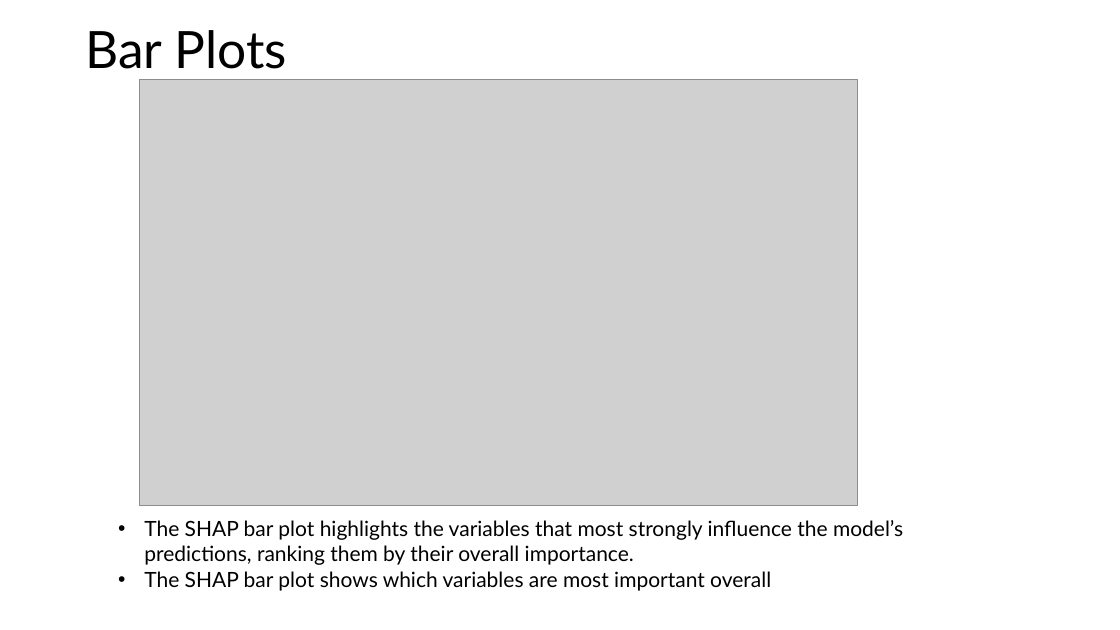
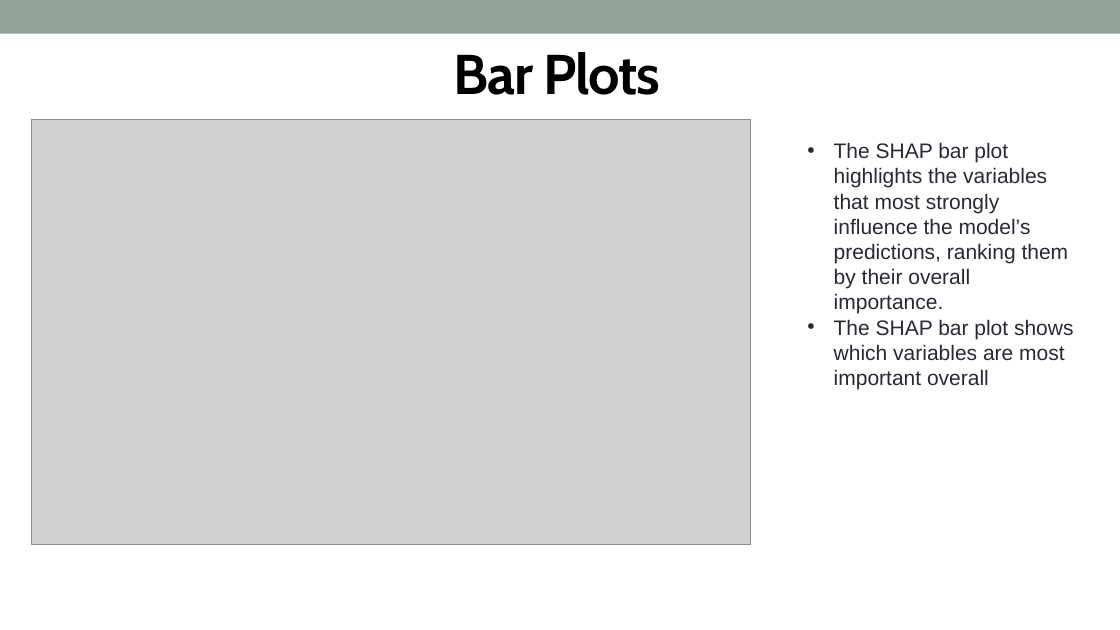
Before and after one commit to adnt01/stroke_factors_analysis, a slide deck: slide 16 of report_and_presentation/Cohort8_DS3_Presentation.pptx. Drawn at 1120x630 pixels with LibreOffice and Linux fonts; fonts in the diff are those of the drawing; grey boxes stand for pictures. Boxes give left, top, right and bottom in pixels: in the first picture for what was removed or moved away, otherwise in the second. Text is boxed around its words. In the diff, an @@ line names an element or a change of style, - is before the commit and + after.

Commit message:
update presentation format

```diff
--- a/report_and_presentation/Cohort8_DS3_Presentation.pptx
+++ b/report_and_presentation/Cohort8_DS3_Presentation.pptx
@@ rectangle added at bbox=[0, 0, 1120, 34], fill #93A299 @@
@@ title "Bar Plots": place and size @@
-title "Bar Plots" at bbox=[85, 30, 287, 69]
+title "Bar Plots" at bbox=[454, 52, 661, 95]
@@ title "Bar Plots" at bbox=[454, 52, 661, 95]: size 44.1 to 48 pt, font Lato to Cabin, letter spacing 0 to -1 pt, bold on; alignment left to centre; line spacing 0.9 to 1 @@
@@ picture: place and size @@
-picture at bbox=[139, 80, 858, 506]
+picture at bbox=[32, 119, 750, 545]
@@ text "The SHAP bar plot highlights ...": place and size @@
-text "The SHAP bar plot highlights ..." at bbox=[144, 520, 903, 591]
+text "The SHAP bar plot highlights ..." at bbox=[834, 142, 1073, 389]
@@ text "The SHAP bar plot highlights ..." at bbox=[834, 142, 1073, 389]: font Lato to Arial, text colour #000000 to #292934 @@
```
Also in this commit, not shown: 19 other slides changed, 1 slide added, 1 slide removed.
